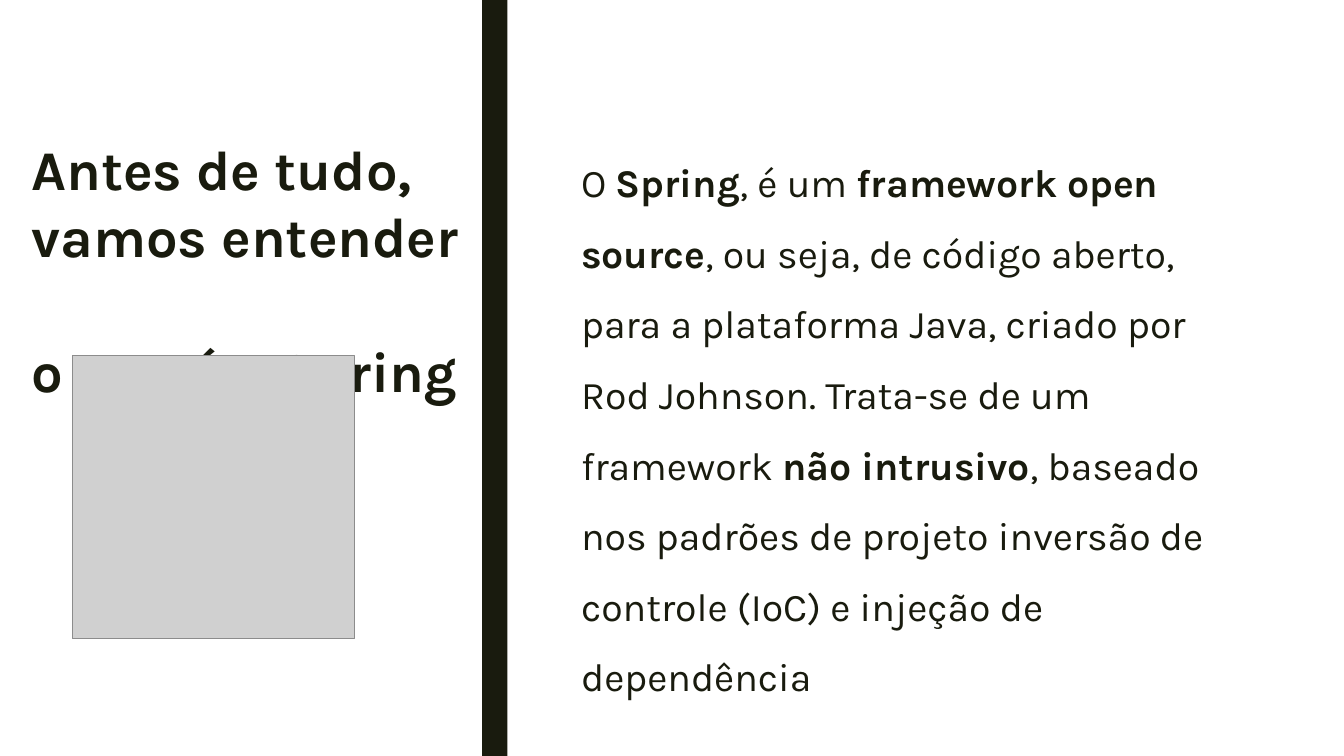
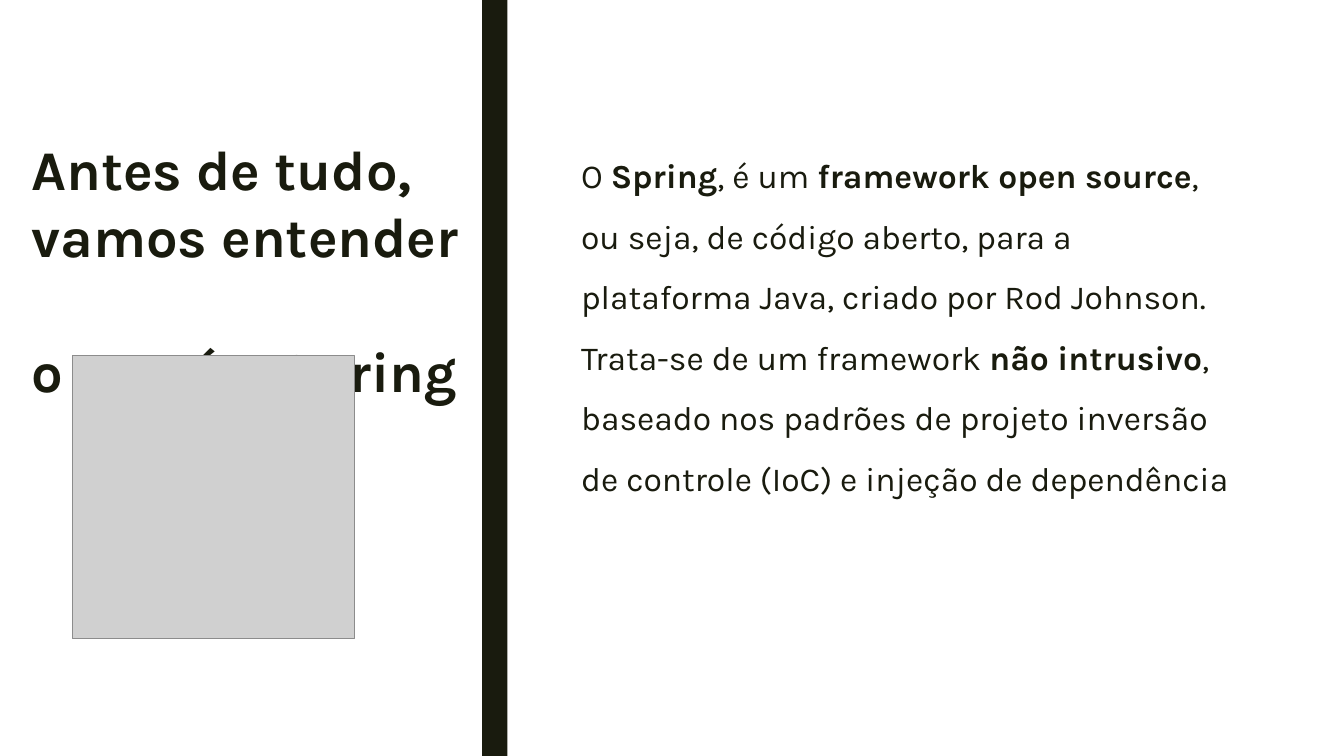
Before and after one commit to francielisabreu/BecaJava.hibernate, a slide deck: slide 2 of ppt_spring_jpa.pptx. Drawn at 1344x756 pixels with LibreOffice and Linux fonts; fonts in the diff are those of the drawing; grey boxes stand for pictures. Boxes give left, top, right and bottom in pixels: in the first picture for what was removed or moved away, otherwise in the second. Text is boxed around its words. In the diff, an @@ line names an element or a change of style, - is before the commit and + after.

```diff
--- a/ppt_spring_jpa.pptx
+++ b/ppt_spring_jpa.pptx
@@ text "O Spring, é um framework ..." at (x1=581, y1=162, x2=1229, y2=499): size 28 to 24 pt @@
```
Also in this commit, not shown: 4 other slides changed, 2 slides added.
